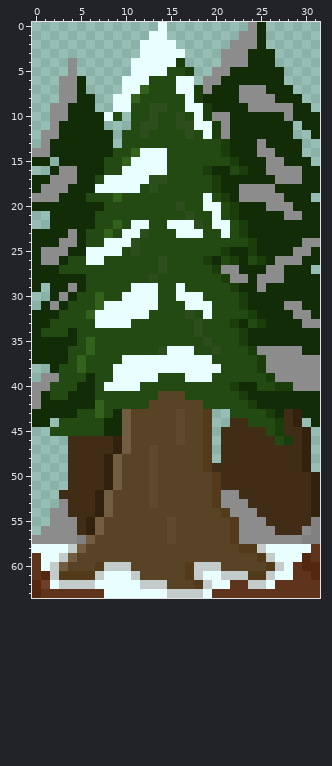
Two states of a pixel-art sprite, src/Blizzard/data/TreeTileColeNeves.png. Above, as it was before the edit.
The file is 64x128 pixels, drawn in blocks of 2x2; one block is one cell here. Colours within 5 levels of each other are drawn and written as one.
The result:
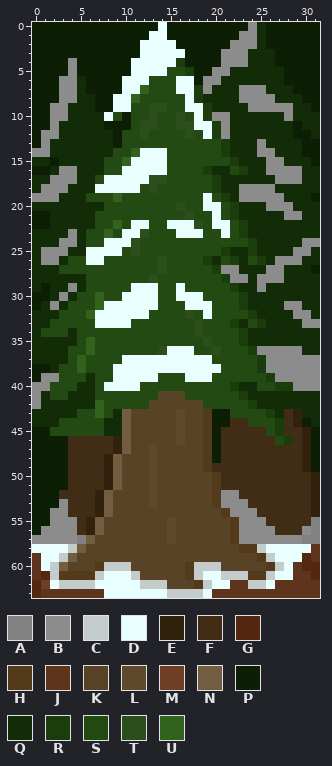
Palette (. is transparent): A #828181  B #8c8c8c  C #c4cbcb  D #e9ffff  E #32210c  F #412d15  G #542810  H #533a1b  J #5e341d  K #594327  L #5f482c  M #6e3f24  N #735d41  P #0c1f04  Q #132c08  R #1a3d0b  S #234a12  T #2c4e1d  U #32621c
The edit:
@@ x 0..31 @@
- 0 ..............D.........BQ......
- 1 .............DD........BBQ......
- 2 ............DDDD......BBBQ......
- 3 ............DDDDD....BBBQQQ.....
- 4 ....B......DDDDDR....BBBQQQ.....
- 5 ....B......DDDDSSR..BBQQQQQQ....
- 6 ...BBQ....DDDSSSDD.BBQQQQQQQ....
- 7 ...BBQ....DDUSSSDDRBQQQBBBQQQ...
- 8 ...BBQQ..DDUSSSSSDRQQQQBBBBQQQ..
- 9 ..BBQQQ..DDSSTTSSDDRQQQQBBBBBQQ.
-10 ..BBQQQQDS.SSTSSTSDRBBQQQQQQBQQQ
-11 ..BQQQQQ...STTSSTTDDRBQQQQQQQ.QQ
-12 .BBQQQQQQ.SSTSSSSTSDRBQQQQQQQ..Q
-13 .BQQQQQQQ.SSSSSSSSSSSRQQQBQQQQ..
-14 BBQQQQQQQSSUDDDSSSSSSRQQQBBQQQ..
-15 QQ.QQQQQSSUDDDDSSSSSSSRQQQBBQQQ.
-16 ..QBBQQQSSDDDDDSSSSRQQSRQQBBBBQQ
+ 0 PPPPPPPPPPPPPPDPPPPPPPPPBQPPPPPP
+ 1 PPPPPPPPPPPPPDDPPPPPPPPBBQPPPPPP
+ 2 PPPPPPPPPPPPDDDDPPPPPPBBBQPPPPPP
+ 3 PPPPPPPPPPPPDDDDDPPPPBBBQQQPPPPP
+ 4 PPPPBPPPPPPDDDDDRPPPPBBBQQQPPPPP
+ 5 PPPPBPPPPPPDDDDSSRPPBBQQQQQQPPPP
+ 6 PPPBBQPPPPDDDSSSDDPBBQQQQQQQPPPP
+ 7 PPPBBQPPPPDDUSSSDDRBQQQBBBQQQPPP
+ 8 PPPBBQQPPDDUSSSSSDRQQQQBBBBQQQPP
+ 9 PPBBQQQPPDDSSTTSSDDRQQQQBBBBBQQP
+10 PPBBQQQQDSPSSTSSTSDRBBQQQQQQBQQQ
+11 PPBQQQQQPPPSTTSSTTDDRBQQQQQQQPQQ
+12 PBBQQQQQQPSSTSSSSTSDRBQQQQQQQPPQ
+13 PBQQQQQQQPSSSSSSSSSSSRQQQBQQQQPP
+14 BBQQQQQQQSSUDDDSSSSSSRQQQBBQQQPP
+15 QQPQQQQQSSUDDDDSSSSSSSRQQQBBQQQP
+16 PPQBBQQQSSDDDDDSSSSRQQSRQQBBBBQQ
 17 QQBBBQQSDDDDDTTSSSSSRQQQQQQBBBQQ
 18 QBBBQQQDDDDDSTSSSSSSRQQBBBBQQQQQ
-19 BBBQQQSSSUSSSSSSSSSDSRQBBBBBQQQ.
+19 BBBQQQSSSUSSSSSSSSSDSRQBBBBBQQQP
 20 QQQQQQQQSSSSSSSSTSSDDSRQQQBBBQQQ
-21 ..QQQQQSSSSSSSSSSTSSDSRQQQQQBBQQ
-22 ..QQQQQSSUSDDSSDDDTSDDSRQQQQQQQQ
+21 PPQQQQQSSSSSSSSSSTSSDSRQQQQQBBQQ
+22 PPQQQQQSSUSDDSSDDDTSDDSRQQQQQQQQ
 23 QQQQBQSSUSDDTSSSDDDSSDSRQQQQQQQQ
@@ x 0..31 @@
 26 QBBQSSDDSSSSSSTSSSSRQSRQSRQBBBQQ
-27 QQQSSSSSSSSSSSTSSSSSRBBQQQBBQQQ.
+27 QQQSSSSSSSSSSSTSSSSSRBBQQQBBQQQP
 28 QQQQQQSSSSSSSTSSSSSSSRBBQBBBQQQQ
-29 Q.QQBQSSSSSDDDSSDSSSSSRQQBQQQQQQ
-30 ..QBQSSUSSDDDDSSDDDSSSSRQQQQQQQQ
-31 .QBQSSSUDDDDDDSSSDDDSSSRQQQQBBQQ
+29 QPQQBQSSSSSDDDSSDSSSSSRQQBQQQQQQ
+30 PPQBQSSUSSDDDDSSDDDSSSSRQQQQQQQQ
+31 PQBQSSSUDDDDDDSSSDDDSSSRQQQQBBQQ
 32 QQQSSSUDDDDDDSSSSTSDSSSSRQQQQBBQ
@@ x 0..3 @@
 37 QQQQ
-38 ..QS
-39 .BBS
+38 PPQS
+39 PBBS
 40 BBSS
@@ x 0..31 @@
 42 BQQQQQQUSSSSSKKKKKKSSSSSRQQQQQQQ
-43 QQQQQSSUSQNKKKKKLKKH..SSSSRQFEQQ
-44 QQ.SSSSSQQNKKKKKLKKH..FFSSSRFE.Q
-45 ..SSSSSSQQNKKKKKLKKH.FFFFFSRFFE.
-46 ....FFFFFENKKKKKLKKH.FFFFFFSRFE.
-47 ....FFFFFENKKLKKKKKH.FFFFFFFFFE.
-48 ....FFFFENKKKLKKKKKH.FFFFFFFFFE.
-49 ....FFFFENKKKLKKKKKHFFFFFFFFFFE.
-50 ....FFFFENKKKLKKKKKKHFFFFFFFFFFE
-51 ....FFFFENKKKLKKKKKKHFFFFFFFFFFE
-52 ...FFFFENKKKKLKKKKKKHBBFFFFFFFFE
-53 ...BFFFENKKKKLKKKKKKHBBBFFFFFFFE
-54 ..BBFFFENKKKKKKKKKKKKHBBBFFFFFFE
-55 ..BBBFENKKKKKKKLKKKKKKHBBBFFFFFA
-56 .BBBBFENKKKKKKKLKKKKKKHBBBBFFFBA
+43 QQQQQSSUSQNKKKKKLKKHPPSSSSRQFEQQ
+44 QQQSSSSSQQNKKKKKLKKHPPFFSSSRFEPQ
+45 PPSSSSSSQQNKKKKKLKKHPFFFFFSRFFEP
+46 PPPPFFFFFENKKKKKLKKHPFFFFFFSRFEP
+47 PPPPFFFFFENKKLKKKKKHPFFFFFFFFFEP
+48 PPPPFFFFENKKKLKKKKKHPFFFFFFFFFEP
+49 PPPPFFFFENKKKLKKKKKHFFFFFFFFFFEP
+50 PPPPFFFFENKKKLKKKKKKHFFFFFFFFFFE
+51 PPPPFFFFENKKKLKKKKKKHFFFFFFFFFFE
+52 PPPFFFFENKKKKLKKKKKKHBBFFFFFFFFE
+53 PPPBFFFENKKKKLKKKKKKHBBBFFFFFFFE
+54 PPBBFFFENKKKKKKKKKKKKHBBBFFFFFFE
+55 PPBBBFENKKKKKKKLKKKKKKHBBBFFFFFA
+56 PBBBBFENKKKKKKKLKKKKKKHBBBBFFFBA
 57 BBBBBANKKKKKKKKLKKKKKKHBBBBBBBAA
Where, in picture pixels (left, top, right, bottom), the same in both pictures:
added: (32, 22, 320, 202)
added: (32, 211, 50, 229)
added: (311, 265, 320, 274)
added: (32, 283, 50, 310)
added: (32, 364, 68, 535)
added: (212, 409, 230, 463)
added: (302, 418, 320, 472)
